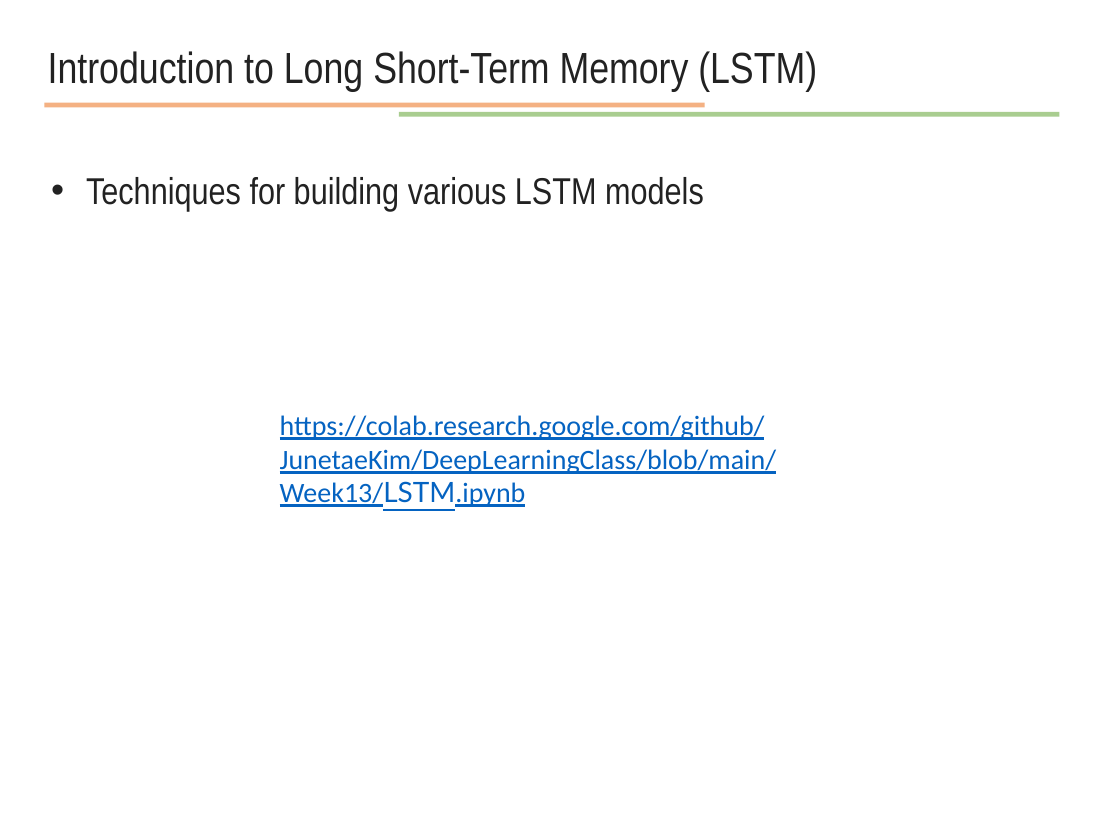
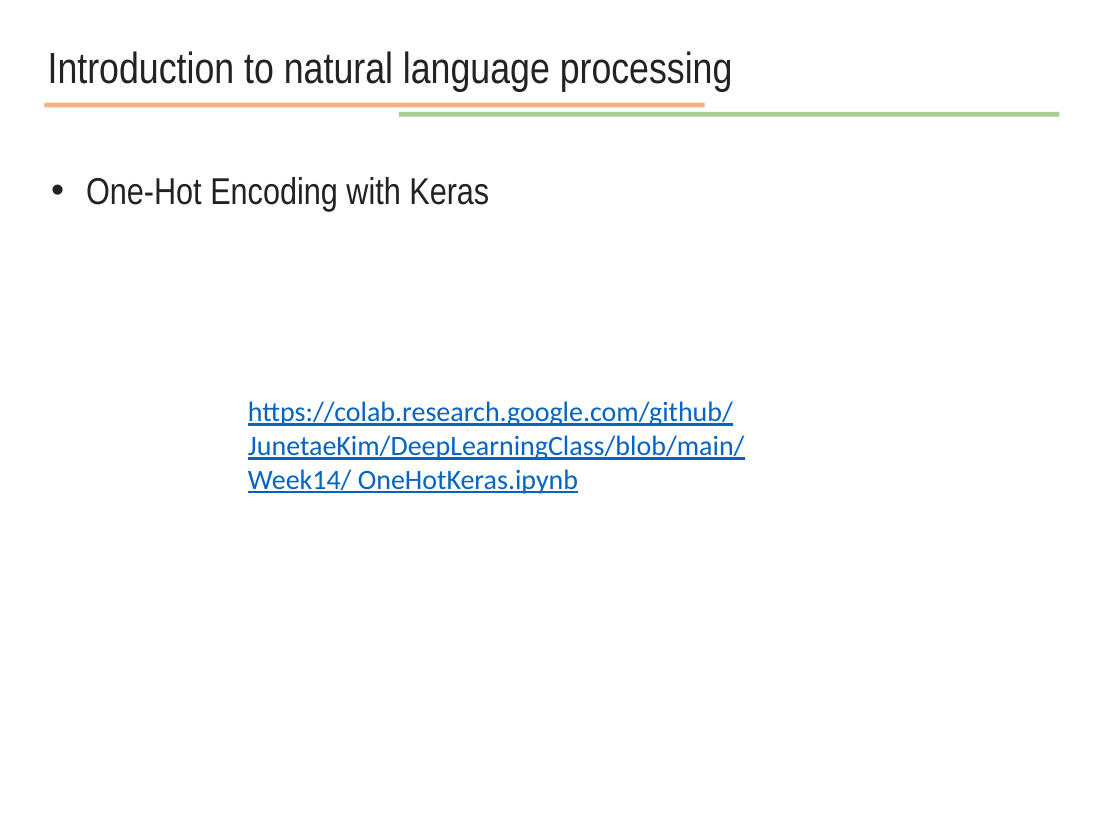
Before and after one commit to JunetaeKim/DeepLearningClass, a slide deck: slide 14 of Week14/week14 natural language processing.pptx (slide 50 before the commit). Drawn at 1120x840 pixels with LibreOffice and Linux fonts; fonts in the diff are those of the drawing. Boxes give left, top, right and bottom in pixels: in the first picture for what was removed or moved away, otherwise in the second. Text is boxed around its words. In the diff, an @@ line names an element or a change of style, - is before the commit and + after.

```diff
--- a/Week14/week14 natural language processing.pptx
+++ b/Week14/week14 natural language processing.pptx
@@ text at bbox=[48, 51, 733, 92]: text changed @@
-Introduction to Long Short-Term Memory (LSTM)
+Introduction to natural language processing
@@ text at bbox=[86, 177, 489, 211]: text changed @@
-• Techniques for building various LSTM models
+• One-Hot Encoding with Keras
@@ text at bbox=[248, 401, 745, 494]: text changed @@
-https://colab.research.google.com/github/JunetaeKim/DeepLearningClass/blob/main/Week13/LSTM.ipynb
+https://colab.research.google.com/github/JunetaeKim/DeepLearningClass/blob/main/Week14/ OneHotKeras.ipynb
```
Also in this commit, not shown: 2 other slides changed, 3 slides added, 39 slides removed, 1 other file.
